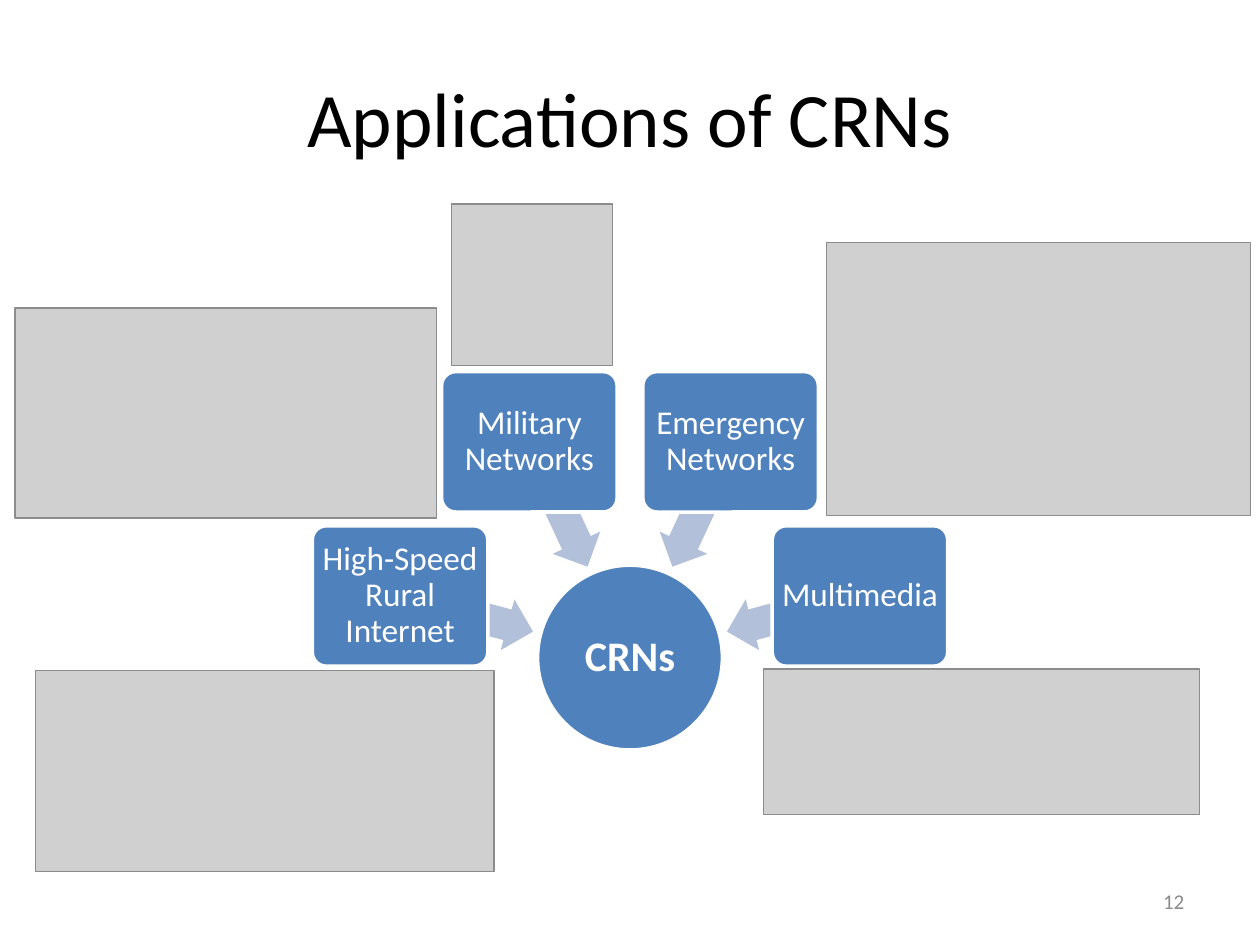
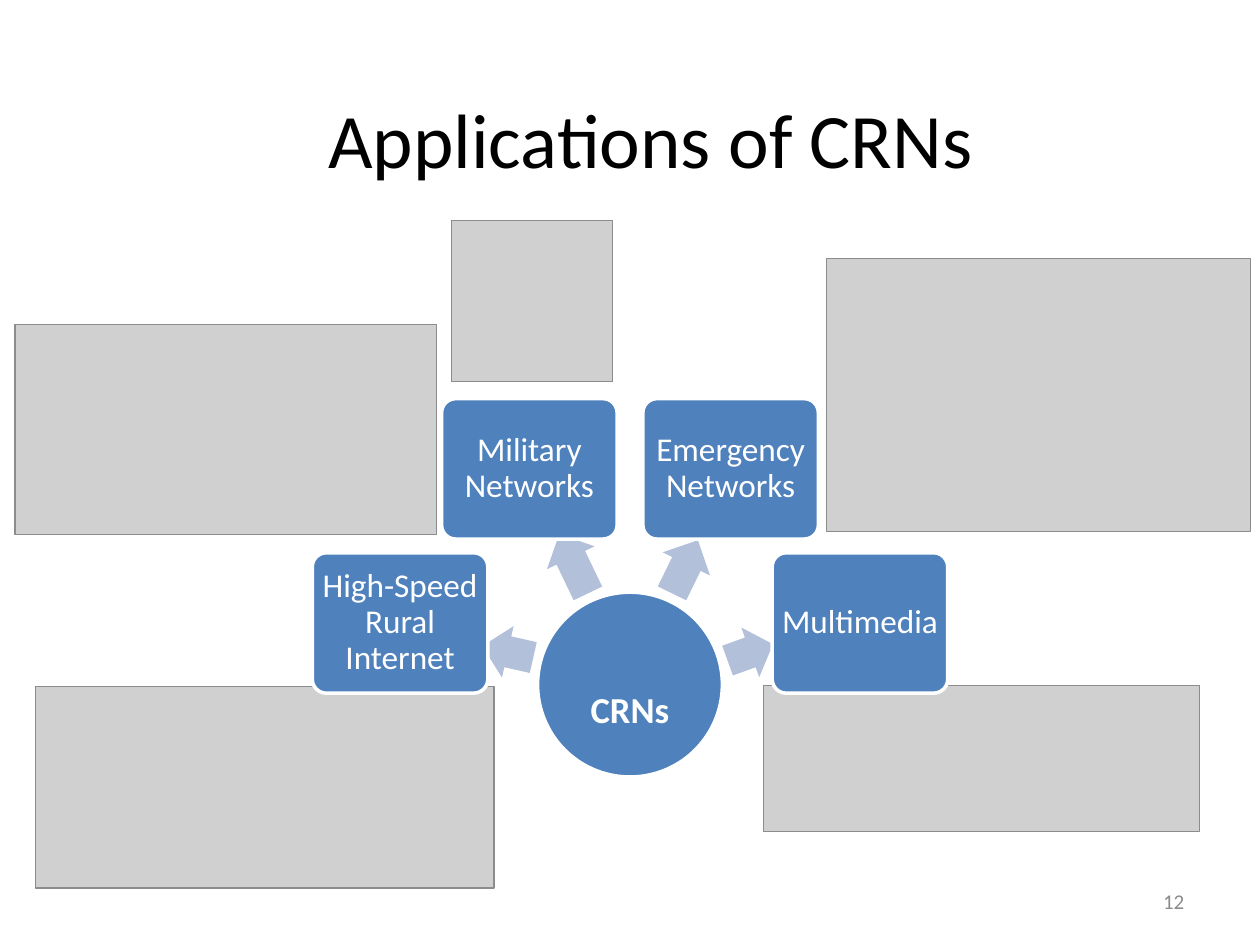
Before and after one commit to takhandipu/MSThesisPresentation, a slide deck: slide 12 of draft.pptx. Drawn at 1260x945 pixels with LibreOffice and Linux fonts; fonts in the diff are those of the drawing; grey boxes stand for pictures. Boxes give left, top, right and bottom in pixels: in the first picture for what was removed or moved away, otherwise in the second. Text is boxed around its words. In the diff, an @@ line names an element or a change of style, - is before the commit and + after.

```diff
--- a/draft.pptx
+++ b/draft.pptx
@@ text "Applications of CRNs": place and size @@
-text "Applications of CRNs" at <box>307,93,952,160</box>
+text "Applications of CRNs" at <box>328,114,973,181</box>
@@ 5 pictures: place and size @@
-5 pictures at <box>15,204,1250,872</box>
+5 pictures at <box>15,220,1250,888</box>
@@ text "Military Networks": place and size @@
-text "Military Networks" at <box>465,411,594,470</box>
+text "Military Networks" at <box>465,438,594,497</box>
@@ text "Emergency Networks": place and size @@
-text "Emergency Networks" at <box>656,412,805,470</box>
+text "Emergency Networks" at <box>656,439,805,497</box>
@@ left arrow at <box>535,522,611,604</box>: rotation 245 to 64 degrees @@
@@ left arrow at <box>648,529,722,605</box>: rotation 295 to 116 degrees @@
@@ rounded rectangle: place and size @@
-rounded rectangle at <box>312,525,488,665</box>
+rounded rectangle at <box>312,553,488,693</box>
@@ text "High-Speed Rural Internet": place and size @@
-text "High-Speed Rural Internet" at <box>323,547,478,642</box>
+text "High-Speed Rural Internet" at <box>323,574,478,669</box>
@@ rounded rectangle: place and size @@
-rounded rectangle at <box>772,525,948,665</box>
+rounded rectangle at <box>772,553,948,693</box>
@@ text "Multimedia": place and size @@
-text "Multimedia" at <box>782,583,938,606</box>
+text "Multimedia" at <box>782,610,938,633</box>
@@ 2 rounded rectangles, 1 ellipse: place and size @@
-2 rounded rectangles, 1 ellipse at <box>441,372,818,751</box>
+2 rounded rectangles, 1 ellipse at <box>441,398,818,777</box>
@@ left arrow at <box>476,620,538,683</box>: rotation 195 to 12 degrees @@
@@ text "CRNs": place and size @@
-text "CRNs" at <box>585,643,675,672</box>
+text "CRNs" at <box>591,699,669,724</box>
@@ text "CRNs" at <box>591,699,669,724</box>: size 24 to 36 pt, now subscript; more space between paragraphs @@
@@ left arrow at <box>718,620,781,686</box>: rotation 345 to 160 degrees @@
```
Also in this commit, not shown: 5 other slides changed.
